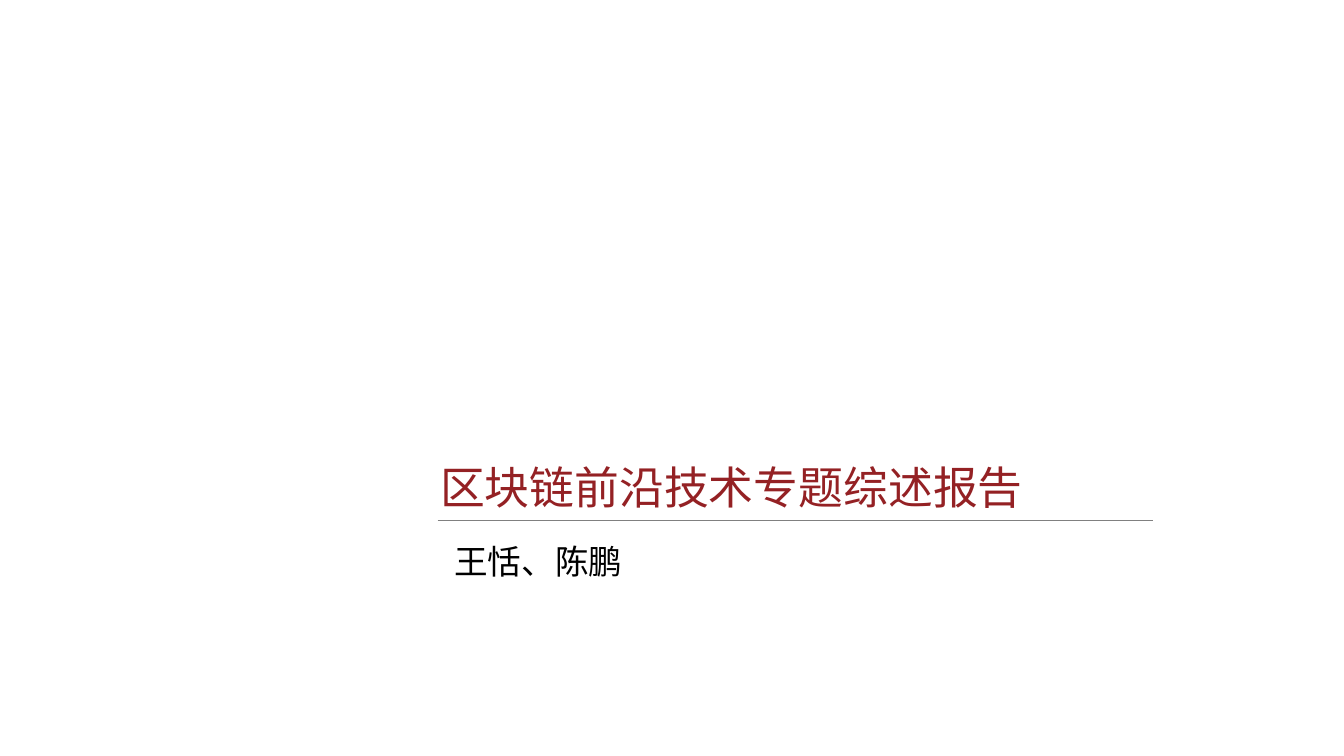
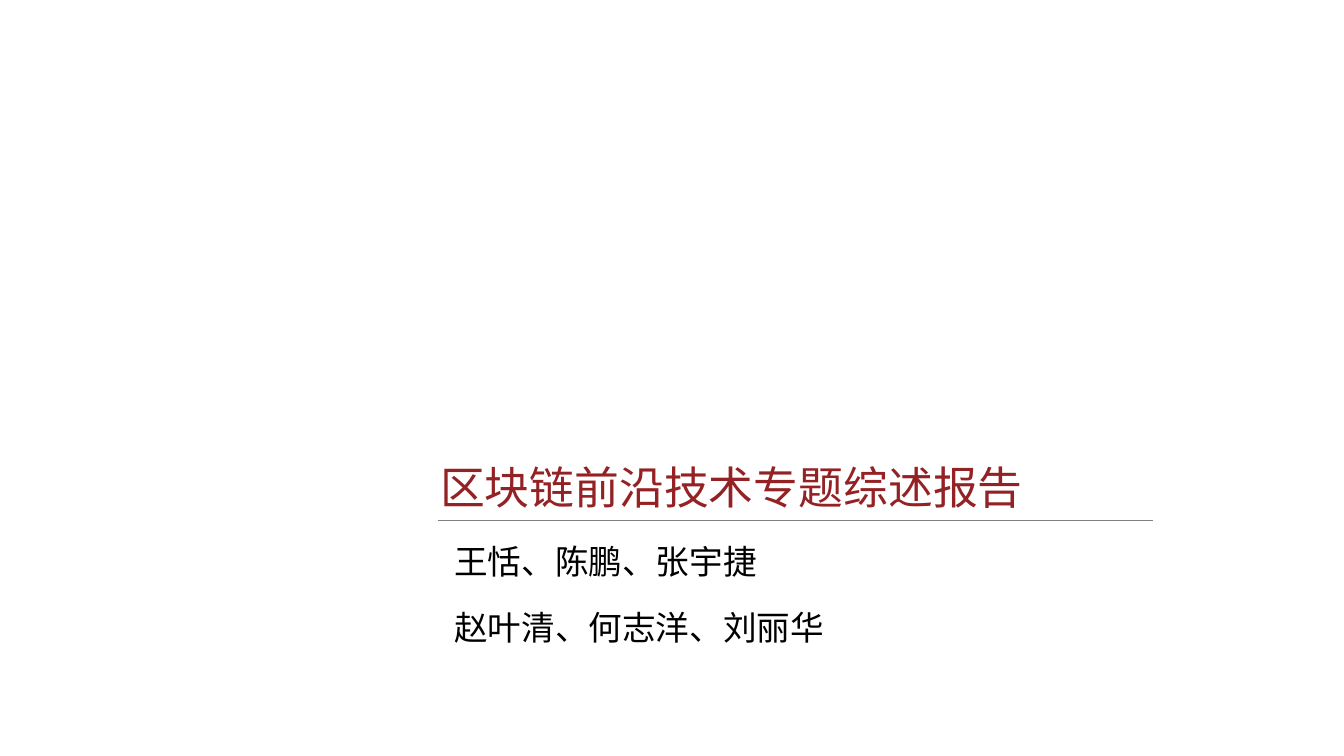
Before and after one commit to zhangyujie9999/Auto_read, a slide deck: slide 1 of 区块链前沿技术专题综述报告.pptx. Drawn at 1344x756 pixels with LibreOffice and Linux fonts; fonts in the diff are those of the drawing; background and template pictures are left out. Boxes give left, top, right and bottom in pixels: in the first picture for what was removed or moved away, otherwise in the second. Text is boxed around its words. In the diff, an @@ line names an element or a change of style, - is before the commit and + after.

Commit message:
区块链报告 xiugai

```diff
--- a/区块链前沿技术专题综述报告.pptx
+++ b/区块链前沿技术专题综述报告.pptx
@@ text at (454,545,756,577): text changed @@
-王恬、陈鹏
+王恬、陈鹏、张宇捷
@@ text added at (454,611,824,643), 24 pt, text #000000 @@
+赵叶清、何志洋、刘丽华
```
